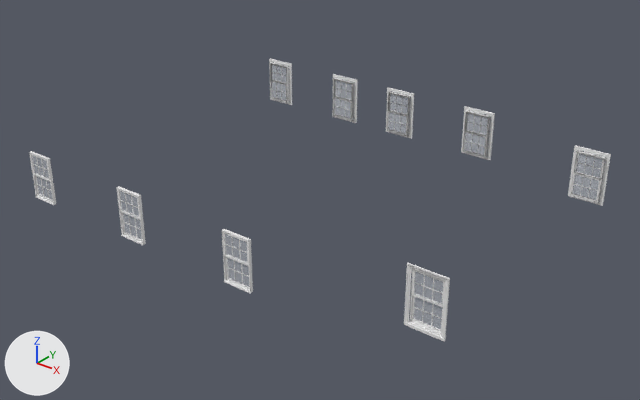
Before and after pictures for a commit that changed the glTF model na-project-portal/26-Projects/RB05__WestFarm/30__TrueVision__AppContent/DesignPhase01__ConceptDesign__Scheme-01/RB05__Storey__FirstFloor__ProposedWindows__MeshModel__.glb.
Before and after are seen from a 50 mm lens placed at (44.7, -3.2, 19.8), pointed at (24.3, 22.2, 4.0). Every picture has the same lights, and +X, +Y and +Z are marked at lower left. The older version comes first.

In view in the first picture: '24__ProposedBuilding__Windows::Default', '24__ProposedBuilding__Windows::MAT101__Glass__ClearDefault', 'AWN003__Window___ID16798870', 'AWN003__Window___ID16883293', 'AWN007__Window___ID17931862', 'AWN007__Window___ID17931862.001', 'AWN007__Window___ID17931862.002', 'AWN007__Window___ID17931862.003', 'AWN007__Window___ID17931862.004', 'Window__UpstairsRear_1_ID17931863', 'Window__UpstairsRear_1_ID17931864', 'Window__UpstairsRear_1_ID17931865', 'Window__UpstairsRear_1_ID17931866', 'Window__UpstairsRear_1_ID18219617'.
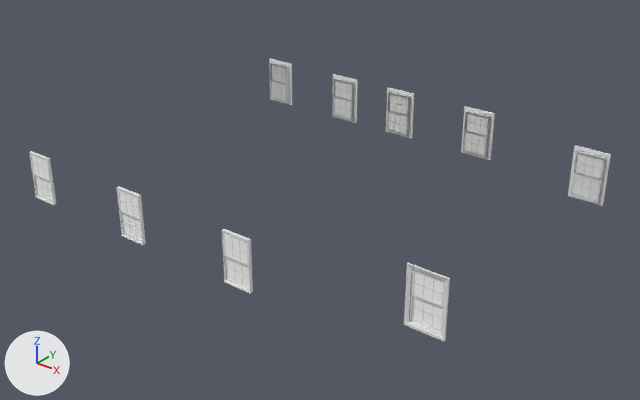
The change in detail:
In material 'MAT101__Glass__ClearDefault' (mat_mat101__glass__cleardefault), alpha goes from 0.2 to 1.0.
Object 'AWN007__Window___ID17931862' (ob_awn007__window___id17931862) turns from (0, 0, 180) to (0, 0, -180) degrees about x, y and z.

Changed parts and their boxes [x1, y1, x2, y2] in the pictures (640 x 400 px):
'24__ProposedBuilding__Windows::MAT101__Glass__ClearDefault', surface changed: [32, 155, 443, 330] in both
'AWN003__Window___ID16798870', surface changed: [222, 231, 252, 290] in both
'AWN003__Window___ID16883293', surface changed: [117, 188, 145, 242] in both
'AWN007__Window___ID17931862', surface changed, turned: [570, 150, 606, 204] in both
'AWN007__Window___ID17931862.002', surface changed: [463, 111, 491, 158] in both
'AWN007__Window___ID17931862.001', surface changed: [387, 92, 410, 137] in both
'AWN007__Window___ID17931862.003', surface changed: [333, 78, 354, 121] in both
'AWN007__Window___ID17931862.004', surface changed: [269, 62, 289, 103] in both
